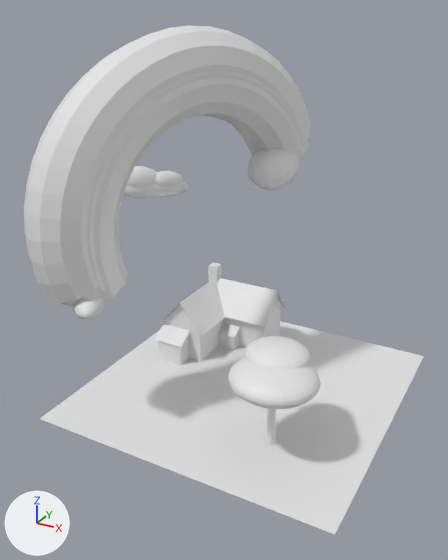
What one commit did to the Blender file Nicholas.blend.
The view is the same before and after, from a 50 mm lens placed at (16.5, -33.3, 24.3), pointed at (-0.8, -1.9, 8.6). Lighting does not change. The marker at lower left points along +X, +Y and +Z.
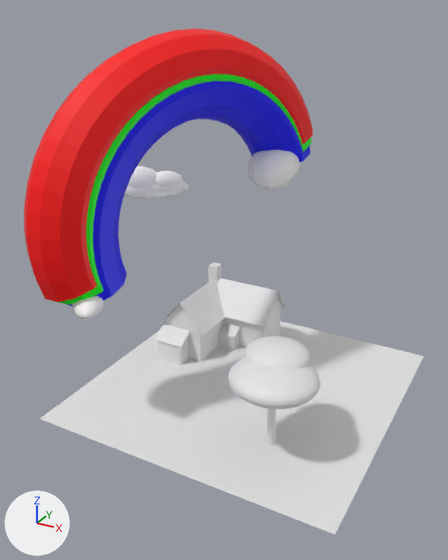
Changed parts and their boxes (x1, y1, x2, y2) in the pictures (448 x 560 px):
```json
{"object": "Torus.002", "change": "recoloured, moved, turned", "before": [24, 25, 311, 304], "after": [24, 29, 313, 302], "on screen": "grey to red"}
{"object": "Torus", "change": "recoloured, moved, turned", "before": [71, 78, 309, 306], "after": [66, 81, 311, 306], "on screen": "grey to blue"}
{"object": "Torus.001", "change": "recoloured, moved, turned", "before": [61, 71, 310, 306], "after": [59, 74, 312, 304], "on screen": "grey to green"}
```

Edits to the scene script, one JSON object a line:
```json
{"op": "add", "block": "mat_material_001", "code": ["mat_material_001 = principled_material('Material.001')", "mat_material_001.base_color = (1.0, 0.0, 0.0)  # red #ff0000"]}
{"op": "add", "block": "mat_material_002", "code": ["mat_material_002 = principled_material('Material.002')", "mat_material_002.base_color = (0.0, 1.0, 0.0)  # green #00ff00"]}
{"op": "add", "block": "mat_material_003", "code": ["mat_material_003 = principled_material('Material.003')", "mat_material_003.base_color = (0.0, 0.0, 1.0)  # blue #0000ff"]}
{"block": "me_torus_001", "where": "me_torus_001.from_pydata(...)  # 300 vertices, 290 faces; spans x -1.25..1.25, y -1.25..0.0, z -0.25..0.25"}
{"op": "add", "block": "me_torus_001", "code": "me_torus_001.materials.append(mat_material_003)  # blue #0000ff"}
{"block": "me_torus_002", "where": "me_torus_002.from_pydata(...)  # 300 vertices, 290 faces; spans x -1.25..1.25, y -1.25..0.0, z -0.25..0.25"}
{"op": "add", "block": "me_torus_002", "code": "me_torus_002.materials.append(mat_material_002)  # green #00ff00"}
{"block": "me_torus_003", "where": "me_torus_003.from_pydata(...)  # 300 vertices, 290 faces; spans x -1.25..1.25, y -1.25..0.0, z -0.25..0.25"}
{"op": "add", "block": "me_torus_003", "code": "me_torus_003.materials.append(mat_material_001)  # red #ff0000"}
{"op": "set", "path": "ob_torus.location", "old": "(-3.97, 0.0, 12.04)", "new": "(-3.93, -0.04, 11.86)"}
{"op": "set", "path": "ob_torus.rotation_euler", "old": "(-1.563, 0.381, -1.946)", "new": "(-1.564, 0.353, -1.954)", "note": "degrees (-90, 22, -111) -> degrees (-90, 20, -112)"}
{"op": "set", "path": "ob_torus_001.location", "old": "(-4.11, -0.25, 12.57)", "new": "(-4.07, -0.27, 12.4)"}
{"op": "set", "path": "ob_torus_001.rotation_euler", "old": "(-1.563, 0.381, -1.946)", "new": "(-1.564, 0.353, -1.954)", "note": "degrees (-90, 22, -111) -> degrees (-90, 20, -112)"}
{"op": "set", "path": "ob_torus_002.location", "old": "(-4.17, -0.52, 13.02)", "new": "(-4.13, -0.52, 12.86)"}
{"op": "set", "path": "ob_torus_002.rotation_euler", "old": "(-1.563, 0.381, -1.946)", "new": "(-1.564, 0.353, -1.954)", "note": "degrees (-90, 22, -111) -> degrees (-90, 20, -112)"}
```
